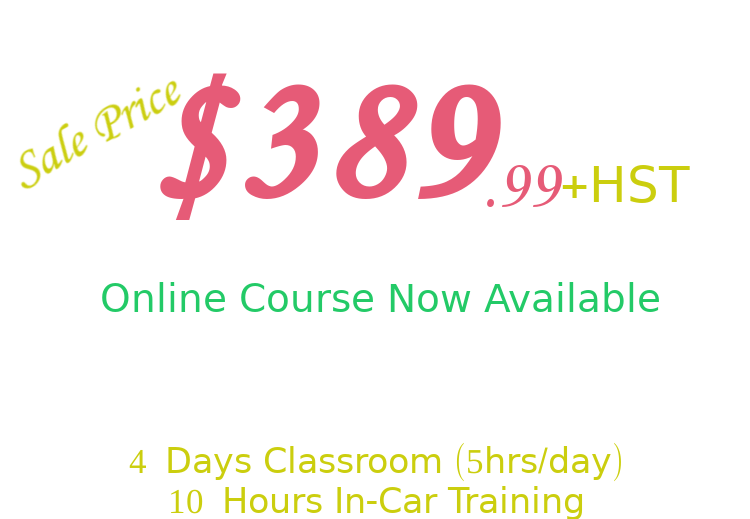
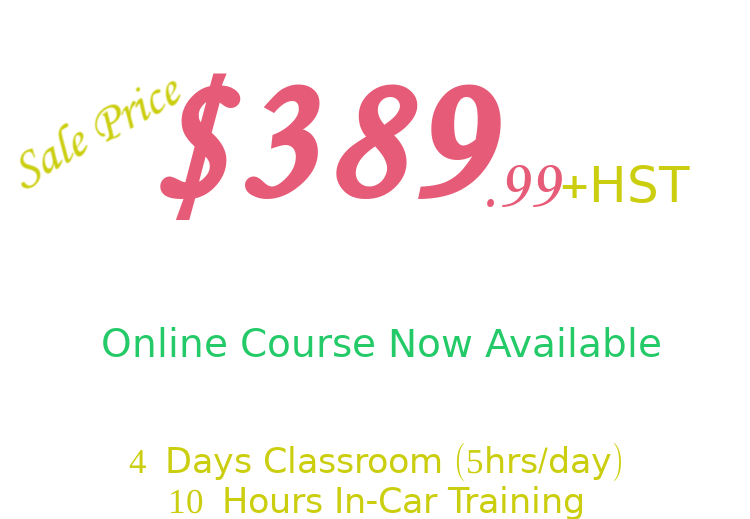
Layered file, before and after one edit (750 × 519). Changes by layer:
renamed "Valid For April & May 2021 Cou..." to "Valid For June, July and Augus...", painted on it over [102, 282, 660, 357]
